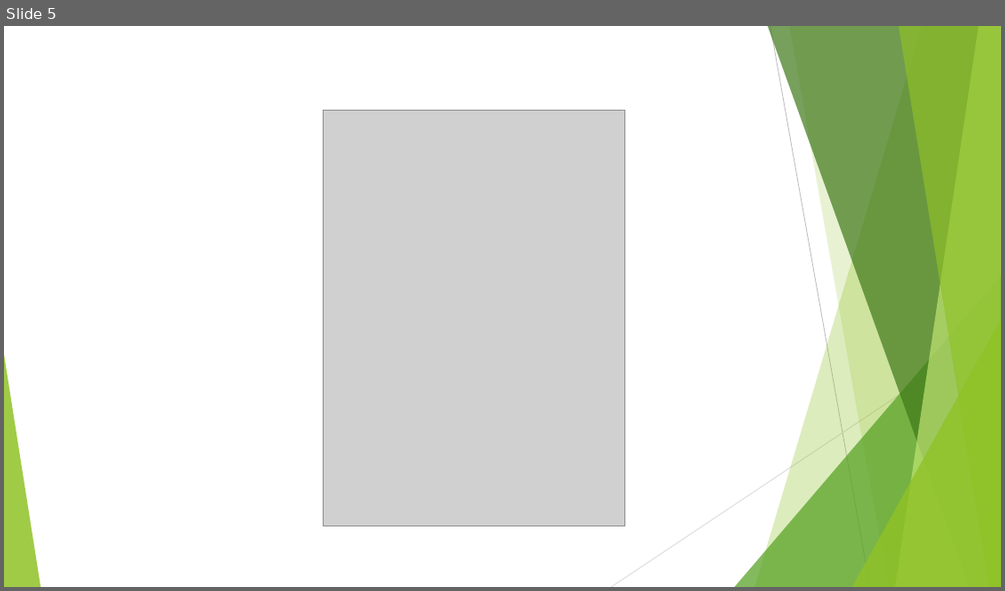
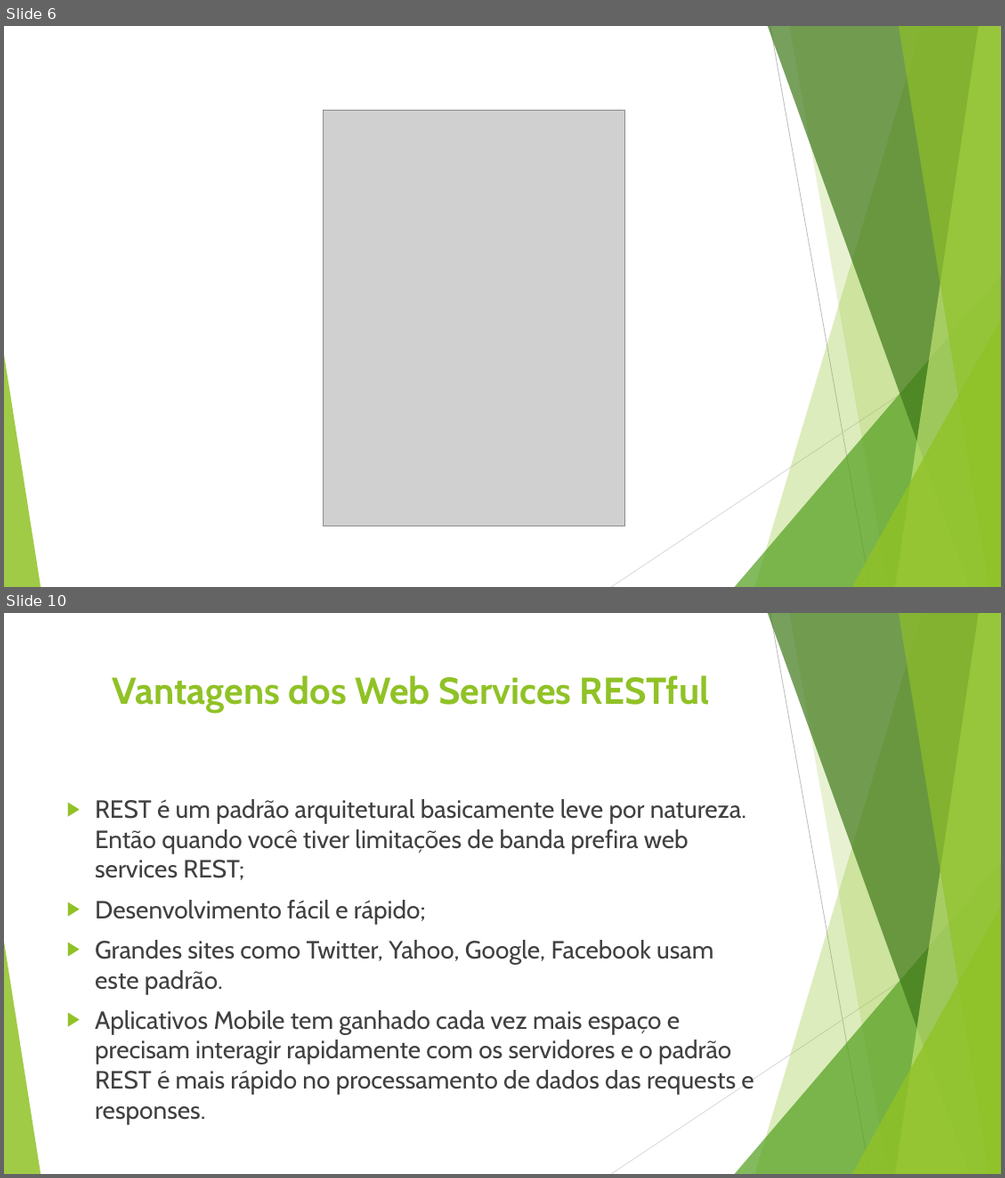
Before and after one commit to leandrocgsi/RestWithASP-NETUdemy, a slide deck: Documents/Understending RESTFul API's .pptx. Shown one above the other, each under a label of ours: slide 5 before the commit, slides 6 and 10 after it; the slides between them are not shown. The pictures are 1005x591 and 1005x1178 pixels, drawn with LibreOffice and Linux fonts; fonts in the diff are those of the drawing; grey boxes stand for pictures. Boxes give left, top, right and bottom in pixels: in the first picture for what was removed or moved away, otherwise in the second. Text is boxed around its words. In the diff, an @@ line names an element or a change of style, - is before the commit and + after.

```diff
--- a/Documents/Understending RESTFul API's .pptx
+++ b/Documents/Understending RESTFul API's .pptx
@@ slide 10 added at box(4, 613, 1001, 1174), background #FFFFFF; not listed: 10 template elements that a slide beside it also shows @@
@@ title added at box(113, 675, 709, 713), 36 pt, text #90C226, bold @@
+Vantagens dos Web Services RESTful
@@ text added at box(95, 799, 753, 1124), 24 pt, text #404040 @@
+▶ REST é um padrão arquitetural basicamente leve por natureza. Então quando você tiver limitações de banda prefira web services REST;
+▶ Desenvolvimento fácil e rápido;
+▶ Grandes sites como Twitter, Yahoo, Google, Facebook usam este padrão.
+▶ Aplicativos Mobile tem ganhado cada vez mais espaço e precisam interagir rapidamente com os servidores e o padrão REST é mais rápido no processamento de dados das requests e responses.
@@ what was slide 5 is now slide 6 @@
```
Also in this commit, not shown: 5 slides changed, 47 other slides added, 47 slides removed, 3 other files.
